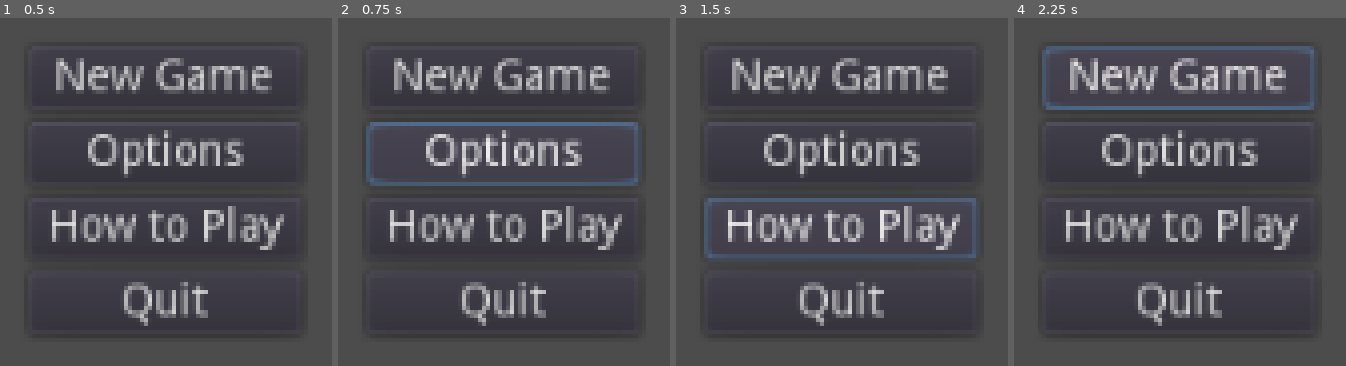
Above: before the commit, frames 1-4 (left to right).
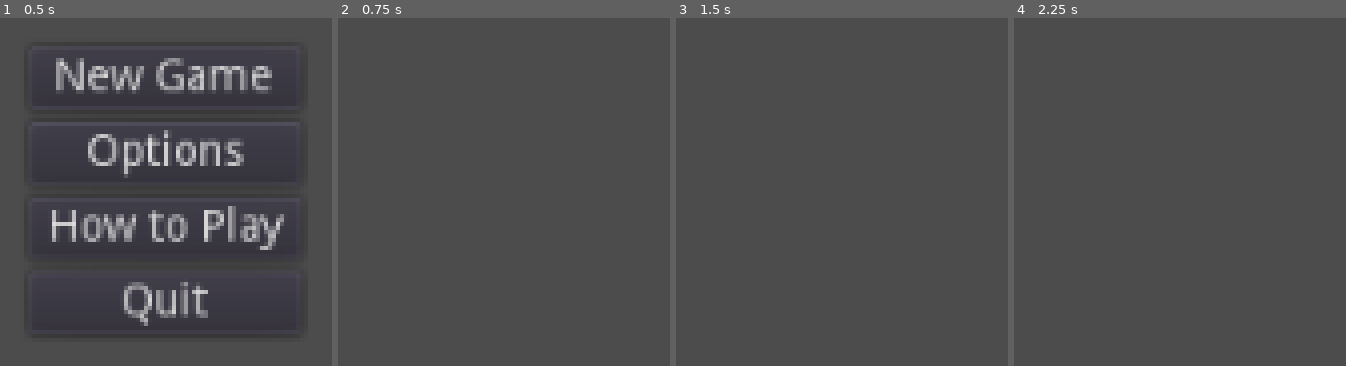
Above: after the commit, the same moments.

Repository: Arc676/Photonic-Salvation
Game: Godot game, scene res://Scenes/Main Menu.tscn
The game is run twice, just before and just after one commit, with the same random seed, the same clock (stepped at 60 frames per second) and the same inputs.
Inputs (mouse positions are in pixels of both pictures, inside the frame that each line leads up to):
- Up to frame 1 (0.5 s): no input
- Up to frame 2 (0.75 s): click "Options" at 0.5 s
- Up to frame 3 (1.5 s): click (838, 226) at 1.25 s, where only the run before the commit has a clickable "How to Play"
- Up to frame 4 (2.25 s): click (1176, 77) at 2 s, where only the run before the commit has a clickable "New Game"

Frame 1 is identical in both runs. In frame 2, 14% of the frame differs, in the area x 8-91%, y 11-90%; in frame 3, 14%; in frame 4, 14%, in the area x 8-91%, y 8-90%.

Commit message:
Add prototype help screen

Diff:
--- a/Scenes/Main Menu.tscn
+++ b/Scenes/Main Menu.tscn
@@ -12,7 +12,14 @@
 "_edit_use_anchors_": false
 }
 
-[node name="GridContainer" type="GridContainer" parent="."]
+[node name="Main Menu" type="Control" parent="."]
+anchor_right = 1.0
+anchor_bottom = 1.0
+__meta__ = {
+"_edit_use_anchors_": false
+}
+
+[node name="GridContainer" type="GridContainer" parent="Main Menu"]
 anchor_left = 0.5
 anchor_top = 0.5
 anchor_right = 0.5
@@ -25,7 +32,7 @@
 "_edit_use_anchors_": false
 }
 
-[node name="New Game" type="Button" parent="GridContainer"]
+[node name="New Game" type="Button" parent="Main Menu/GridContainer"]
 margin_right = 87.0
 margin_bottom = 20.0
 text = "New Game"
@@ -33,7 +40,7 @@
 "_edit_use_anchors_": false
 }
 
-[node name="Options" type="Button" parent="GridContainer"]
+[node name="Options" type="Button" parent="Main Menu/GridContainer"]
 margin_top = 24.0
 margin_right = 87.0
 margin_bottom = 44.0
@@ -42,7 +49,7 @@
 "_edit_use_anchors_": false
 }
 
-[node name="Help" type="Button" parent="GridContainer"]
+[node name="Help" type="Button" parent="Main Menu/GridContainer"]
 margin_top = 48.0
 margin_right = 87.0
 margin_bottom = 68.0
@@ -51,7 +58,7 @@
 "_edit_use_anchors_": false
 }
 
-[node name="Quit" type="Button" parent="GridContainer"]
+[node name="Quit" type="Button" parent="Main Menu/GridContainer"]
 margin_top = 72.0
 margin_right = 87.0
 margin_bottom = 92.0
@@ -59,4 +66,53 @@
 __meta__ = {
 "_edit_use_anchors_": false
 }
-[connection signal="pressed" from="GridContainer/Quit" to="." method="quit"]
+
+[node name="Options" type="Control" parent="."]
+visible = false
+anchor_right = 1.0
+anchor_bottom = 1.0
+__meta__ = {
+"_edit_use_anchors_": false
+}
+
+[node name="Help" type="Control" parent="."]
+visible = false
+anchor_right = 1.0
+anchor_bottom = 1.0
+
+[node name="GridContainer" type="GridContainer" parent="Help"]
+anchor_left = 0.5
+anchor_top = 0.5
+anchor_right = 0.5
+anchor_bottom = 0.5
+margin_left = -211.5
+margin_top = -78.5
+margin_right = 211.5
+margin_bottom = 78.5
+__meta__ = {
+"_edit_use_anchors_": false
+}
+
+[node name="RichTextLabel" type="RichTextLabel" parent="Help/GridContainer"]
+margin_right = 423.0
+margin_bottom = 133.0
+size_flags_horizontal = 3
+size_flags_vertical = 3
+text = "Use WASD to move around. Click on the lights to turn them on or off.
+
+In the top left, the number of floors and remaining lights is shown. You'll have to find the lights yourself.
+
+Your time is shown in the bottom left."
+__meta__ = {
+"_edit_use_anchors_": false
+}
+
+[node name="Back" type="Button" parent="Help/GridContainer"]
+margin_top = 137.0
+margin_right = 423.0
+margin_bottom = 157.0
+text = "Back"
+[connection signal="pressed" from="Main Menu/GridContainer/Options" to="." method="showOptions"]
+[connection signal="pressed" from="Main Menu/GridContainer/Help" to="." method="showHelp"]
+[connection signal="pressed" from="Main Menu/GridContainer/Quit" to="." method="quit"]
+[connection signal="pressed" from="Help/GridContainer/Back" to="." method="backToMain"]
--- a/Scripts/TitleScreen.gd
+++ b/Scripts/TitleScreen.gd
@@ -2,10 +2,10 @@
 
 onready var tree = get_tree()
 
-# Declare member variables here. Examples:
-# var a = 2
-# var b = "text"
-
+# Menu screens
+onready var main = $"Main Menu"
+onready var options = $Options
+onready var help = $Help
 
 # Called when the node enters the scene tree for the first time.
 func _ready():
@@ -13,3 +13,20 @@
 
 func quit():
 	tree.quit()
+
+func hideScreens():
+	main.visible = false
+	options.visible = false
+	help.visible = false
+
+func showHelp():
+	hideScreens()
+	help.visible = true
+
+func showOptions():
+	hideScreens()
+	options.visible = true
+
+func backToMain():
+	hideScreens()
+	main.visible = true
